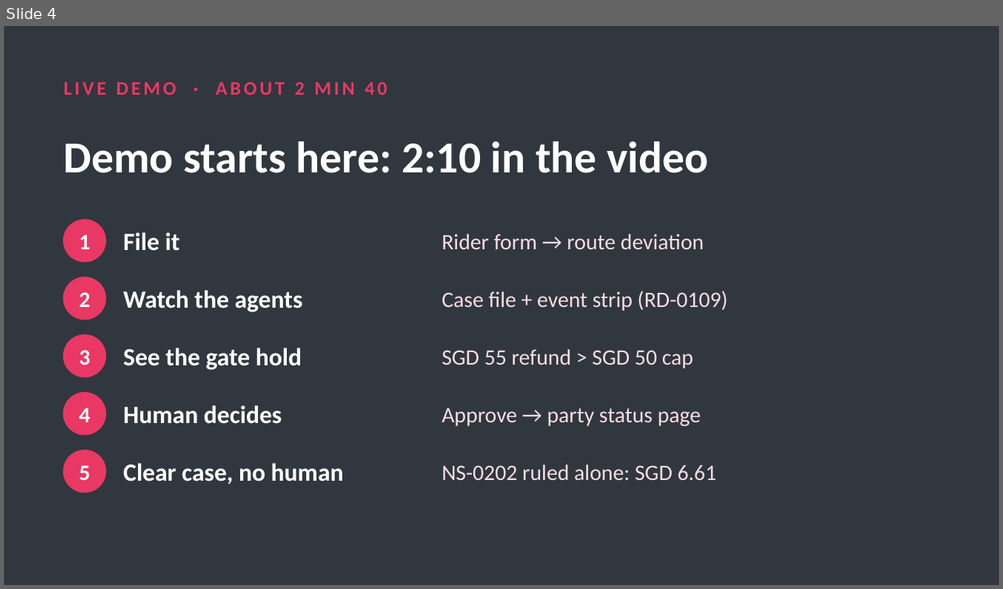
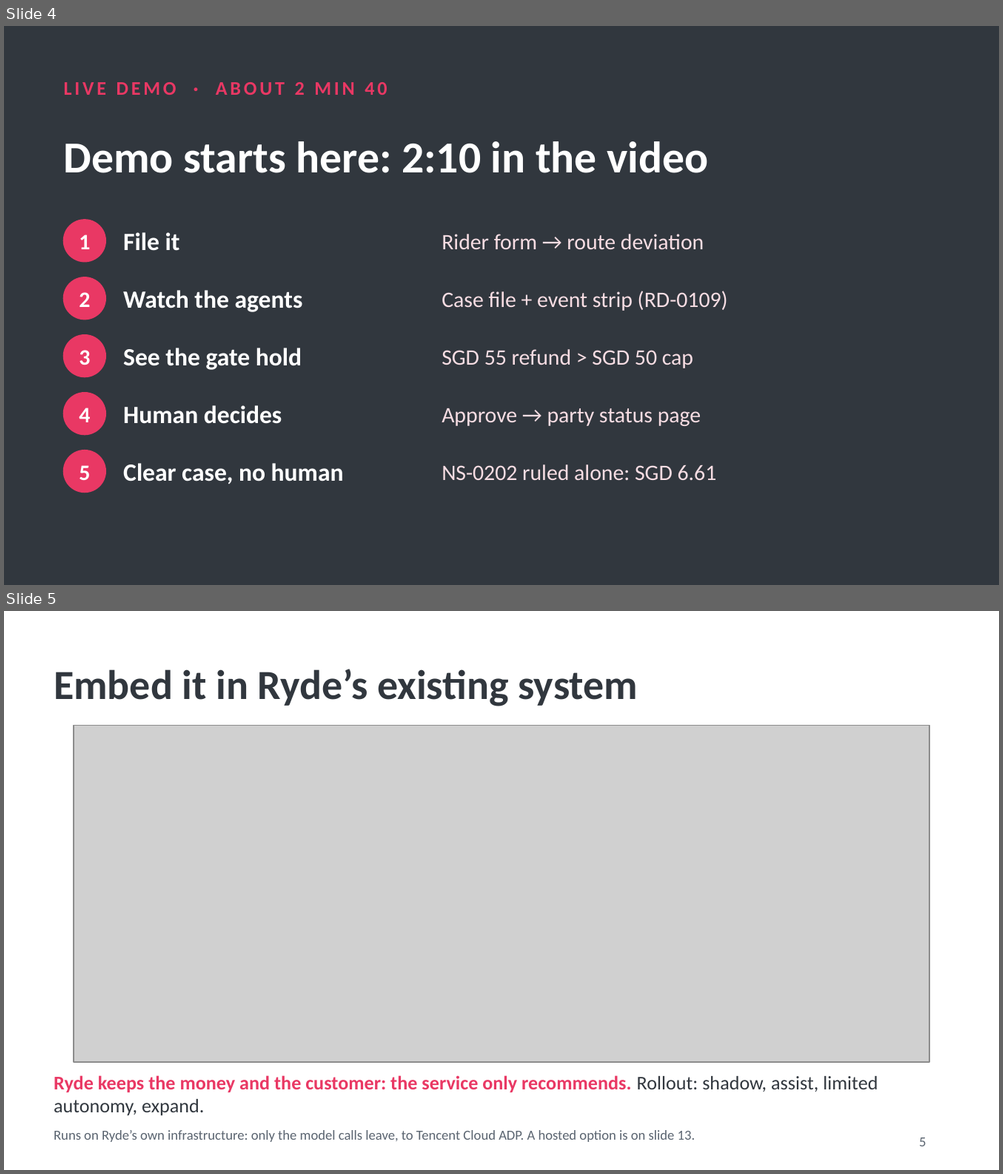
Before and after one commit to hermicaduceus/ryde-dispute-resolution-submission, a slide deck: tools/deployment/ryde-dispute-pitch.pptx. Shown one above the other, each under a label of ours: slide 4 before the commit, slides 4 and 5 after it. The pictures are 1003x589 and 1003x1174 pixels, drawn with LibreOffice and Linux fonts; fonts in the diff are those of the drawing; grey boxes stand for pictures. Boxes give left, top, right and bottom in pixels: in the first picture for what was removed or moved away, otherwise in the second. Text is boxed around its words. In the diff, an @@ line names an element or a change of style, - is before the commit and + after.

```diff
--- a/tools/deployment/ryde-dispute-pitch.pptx
+++ b/tools/deployment/ryde-dispute-pitch.pptx
@@ slide 5 added at (4,611,999,1170), background #FFFFFF @@
@@ text added at (54,669,637,706), 30 pt, text #31373E, bold @@
+Embed it in Ryde’s existing system
@@ picture added at (74,726,929,1062) @@
@@ text added at (54,1076,877,1116), 14 pt, text #E93864, bold @@
+Ryde keeps the money and the customer: the service only recommends. Rollout: shadow, assist, limited autonomy, expand.
@@ text added at (54,1130,695,1142), 10 pt, text #5A6470 @@
+Runs on Ryde’s own infrastructure: only the model calls leave, to Tencent Cloud ADP. A hosted option is on slide 13.
@@ page number added at (919,1138,925,1147), 10 pt, text #5A6470 @@
+5
```
Also in this commit, not shown: 6 slides changed, 1 other slide added, 1 slide removed, 3 other files.
